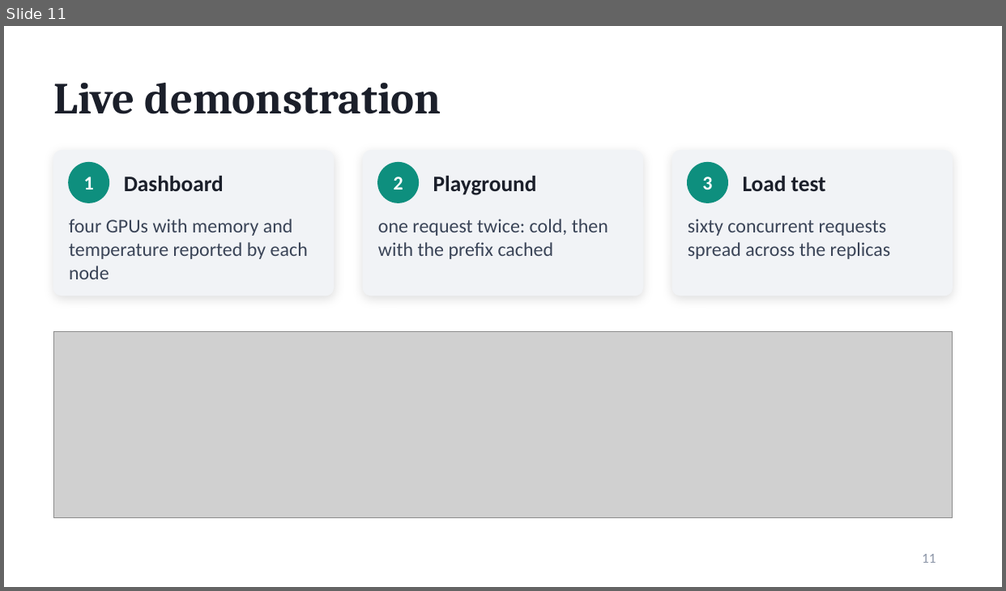
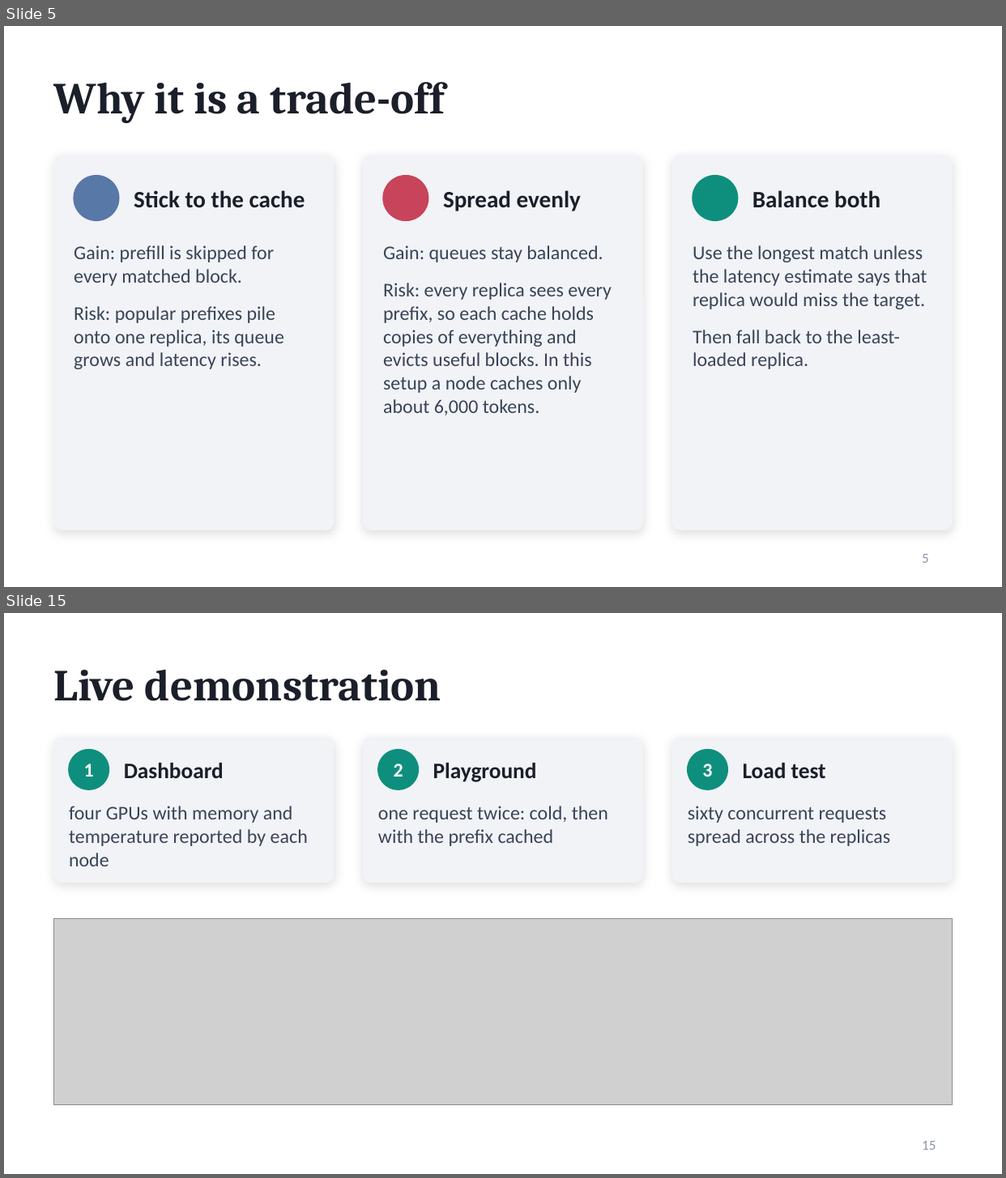
Before and after one commit to Akshataram/distrouter, a slide deck: docs/presentation/SwiftServe_Presentation.pptx. Shown one above the other, each under a label of ours: slide 11 before the commit, slides 5 and 15 after it; the slides between them are not shown. The pictures are 1006x591 and 1006x1178 pixels, drawn with LibreOffice and Linux fonts; fonts in the diff are those of the drawing; grey boxes stand for pictures. Boxes give left, top, right and bottom in pixels: in the first picture for what was removed or moved away, otherwise in the second. Text is boxed around its words. In the diff, an @@ line names an element or a change of style, - is before the commit and + after.

```diff
--- a/docs/presentation/SwiftServe_Presentation.pptx
+++ b/docs/presentation/SwiftServe_Presentation.pptx
@@ slide 5 added at [4, 26, 1002, 587], background #FFFFFF @@
@@ title added at [54, 82, 445, 123], 32 pt, text #1B1F2A, bold @@
+Why it is a trade-off
@@ rounded rectangle added at [54, 156, 334, 530], fill #F1F3F6, outline #F1F3F6 1 pt @@
@@ rounded rectangle added at [364, 156, 642, 530], fill #F1F3F6, outline #F1F3F6 1 pt @@
@@ rounded rectangle added at [672, 156, 952, 530], fill #F1F3F6, outline #F1F3F6 1 pt @@
@@ ellipse added at [74, 176, 119, 220], fill #5878A8, outline #5878A8 1 pt @@
@@ text added at [134, 190, 305, 208], 17 pt, text #1B1F2A, bold @@
+Stick to the cache
@@ ellipse added at [383, 176, 428, 220], fill #C8445A, outline #C8445A 1 pt @@
@@ text added at [443, 190, 581, 211], 17 pt, text #1B1F2A, bold @@
+Spread evenly
@@ ellipse added at [692, 176, 738, 220], fill #0E8F7E, outline #0E8F7E 1 pt @@
@@ text added at [752, 190, 880, 208], 17 pt, text #1B1F2A, bold @@
+Balance both
@@ text added at [74, 246, 284, 369], 14 pt, text #3A4457 @@
+Gain: prefill is skipped for every matched block.
+Risk: popular prefixes pile onto one replica, its queue grows and latency rises.
@@ text added at [383, 246, 612, 416], 14 pt, text #3A4457 @@
+Gain: queues stay balanced.
+Risk: every replica sees every prefix, so each cache holds copies of everything and evicts useful blocks. In this setup a node caches only about 6,000 tokens.
@@ text added at [692, 246, 927, 369], 14 pt, text #3A4457 @@
+Use the longest match unless the latency estimate says that replica would miss the target.
+Then fall back to the least-loaded replica.
@@ page number added at [922, 554, 929, 563], 10 pt, text #8B95A7 @@
+5
@@ what was slide 11 is now slide 15 @@
@@ page number at [922, 1141, 936, 1150]: text changed @@
-11
+15
```
Also in this commit, not shown: 11 slides changed, 4 other slides added, 1 slide removed, 4 other files.
